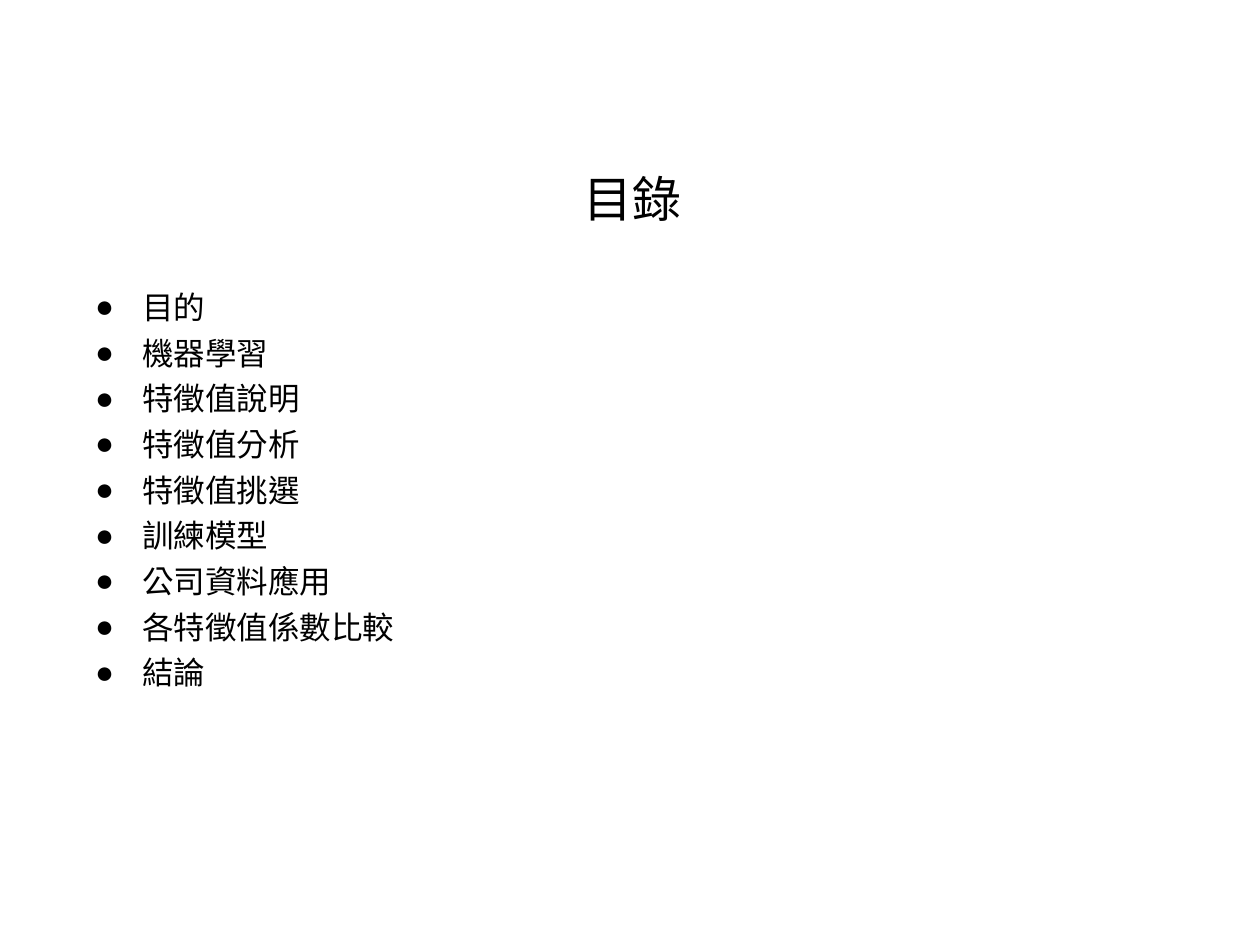
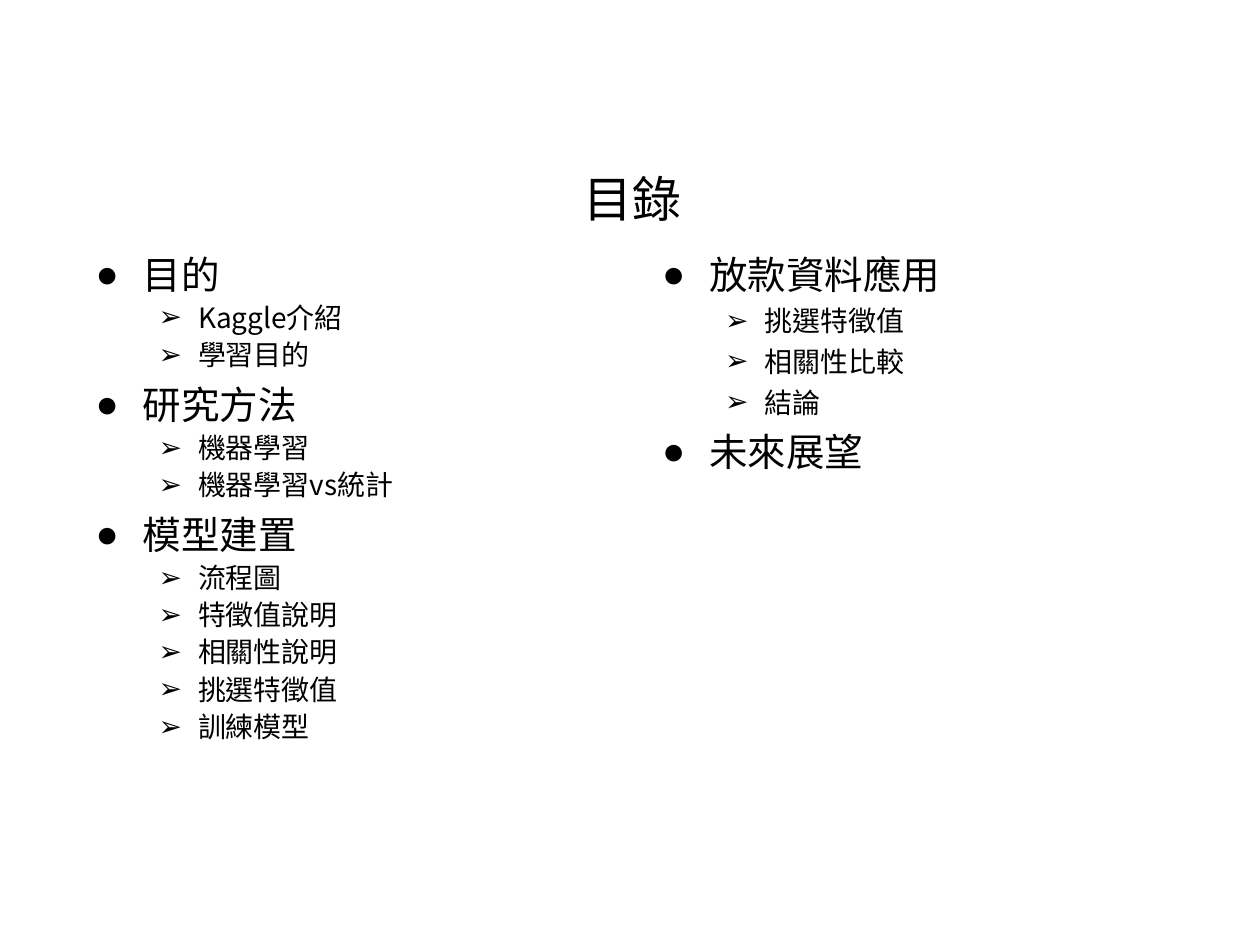
Before and after one commit to hrne/FINAL_REPORT, a slide deck: slide 2 of AI_Report/AI應用-不動產價格預測.ppt. Drawn at 1260x945 pixels with LibreOffice and Linux fonts; fonts in the diff are those of the drawing; background and template pictures are left out. Boxes give left, top, right and bottom in pixels: in the first picture for what was removed or moved away, otherwise in the second. Text is boxed around its words. In the diff, an @@ line names an element or a change of style, - is before the commit and + after.

```diff
--- a/AI_Report/AI應用-不動產價格預測.ppt
+++ b/AI_Report/AI應用-不動產價格預測.ppt
@@ text "目的": place and size @@
-text "目的" at (142,292,394,687)
+text "目的" at (143,256,393,740)
@@ text at (143,256,338,740): size 18 to 22 pt in "目的"; size 18 to 16 pt in "機器學習", "特徵值說明", "訓練模型"; more space between paragraphs; bullet ● to ➢; list level 1 to 2 in "機器學習"; line spacing 1 to 0.9; list level 1 to 2 in "特徵值說明"; list level 1 to 2 in "訓練模型" @@
@@ text added at (710,256,941,469), 16 pt, text #000000 @@
+● 放款資料應用
+  ➢ 挑選特徵值
+  ➢ 相關性比較
+  ➢ 結論
+● 未來展望
@@ text at (143,304,343,422): paragraphs added @@
+  ➢ Kaggle介紹
+  ➢ 學習目的
+● 研究方法
@@ text at (143,471,393,591): paragraphs added @@
+  ➢ 機器學習vs統計
+● 模型建置
+  ➢ 流程圖
@@ text at (142,566,394,687): paragraphs removed @@
-● 公司資料應用
-● 各特徵值係數比較
-● 結論
@@ text at (198,638,338,703): text changed; size 18 to 16 pt @@
-● 特徵值分析
-● 特徵值挑選
+  ➢ 相關性說明
+  ➢ 挑選特徵值
```
Also in this commit, not shown: 15 other slides changed, 16 slides added, 9 slides removed, 14 other files.
